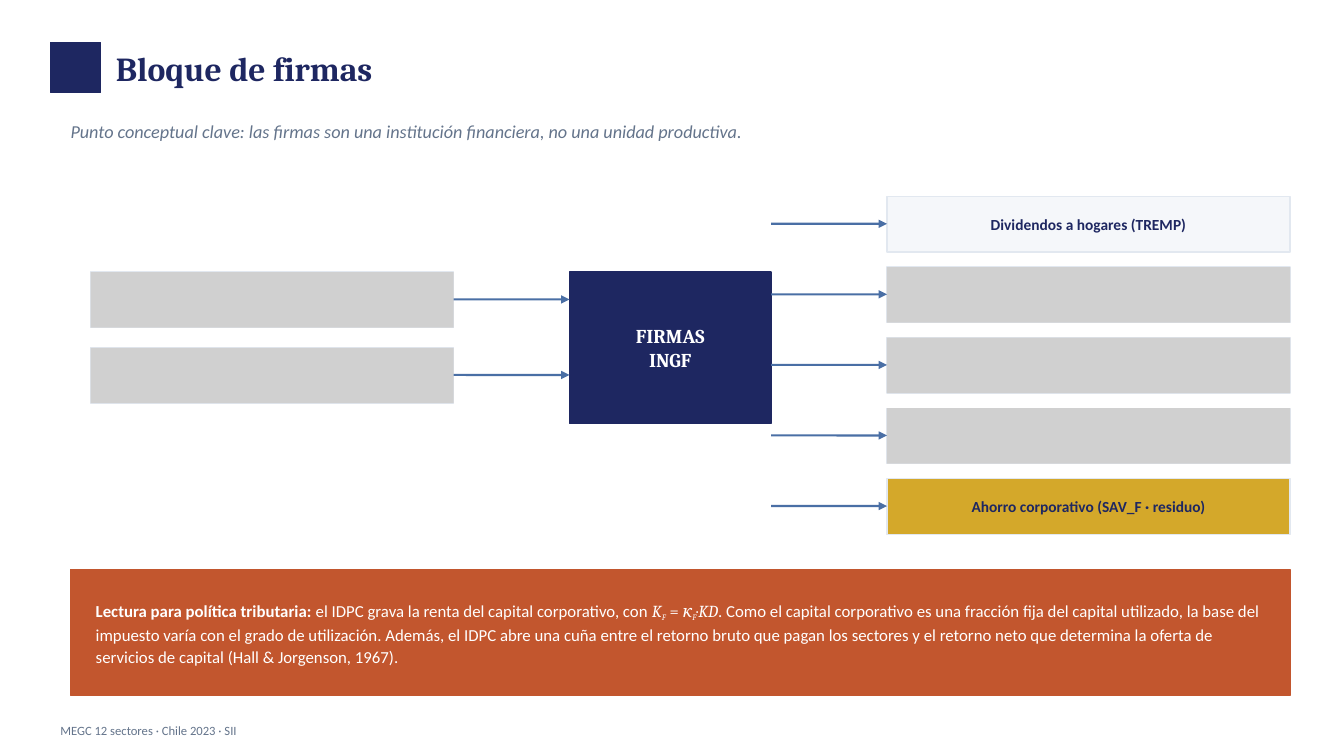
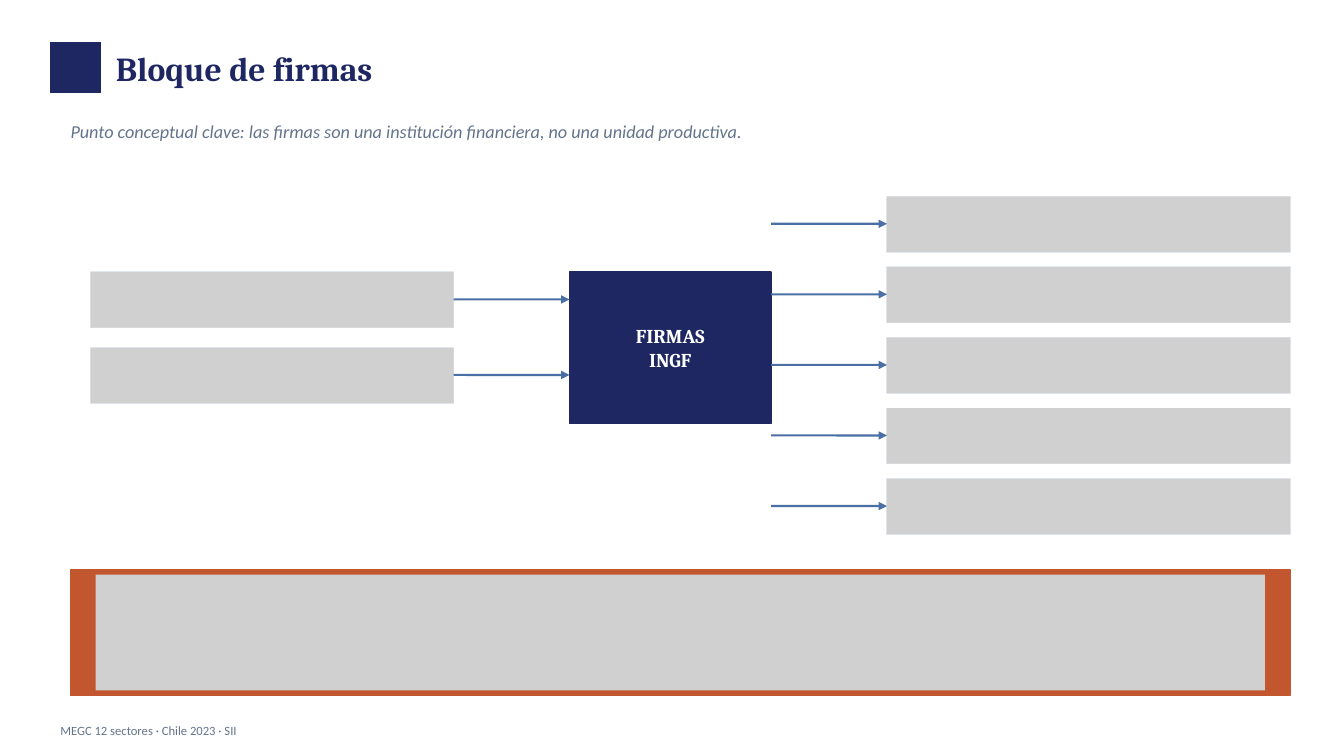
Before and after one commit to fcohenriquez/eq_general, a slide deck: slide 13 of documentacion/paper_rat_54/MEGC_Chile_12sectores_CIAT_202610.pptx. Drawn at 1344x756 pixels with LibreOffice and Linux fonts; fonts in the diff are those of the drawing; grey boxes stand for pictures. Boxes give left, top, right and bottom in pixels: in the first picture for what was removed or moved away, otherwise in the second. Text is boxed around its words. In the diff, an @@ line names an element or a change of style, - is before the commit and + after.

Commit message:
VersiCambio a consideración de ILA como impuesto específico en la documentación

```diff
--- a/documentacion/paper_rat_54/MEGC_Chile_12sectores_CIAT_202610.pptx
+++ b/documentacion/paper_rat_54/MEGC_Chile_12sectores_CIAT_202610.pptx
@@ picture added at [887,197,1291,252] @@
@@ text removed at [991,218,1186,233] @@
-Dividendos a hogares (TREMP)
@@ picture added at [887,479,1291,534] @@
@@ text removed at [972,501,1205,515] @@
-Ahorro corporativo (SAV_F · residuo)
@@ picture added at [96,575,1265,691] @@
@@ text removed at [96,605,1259,666] @@
-Lectura para política tributaria: el IDPC grava la renta del capital corporativo, con KF = κF·KD. Como el capital corporativo es una fracción fija del capital utilizado, la base del impuesto varía con el grado de utilización. Además, el IDPC abre una cuña entre el retorno bruto que pagan los sectores y el retorno neto que determina la oferta de servicios de capital (Hall & Jorgenson, 1967).
```
Also in this commit, not shown: 6 other slides changed, 1 slide added, 7 other files.
